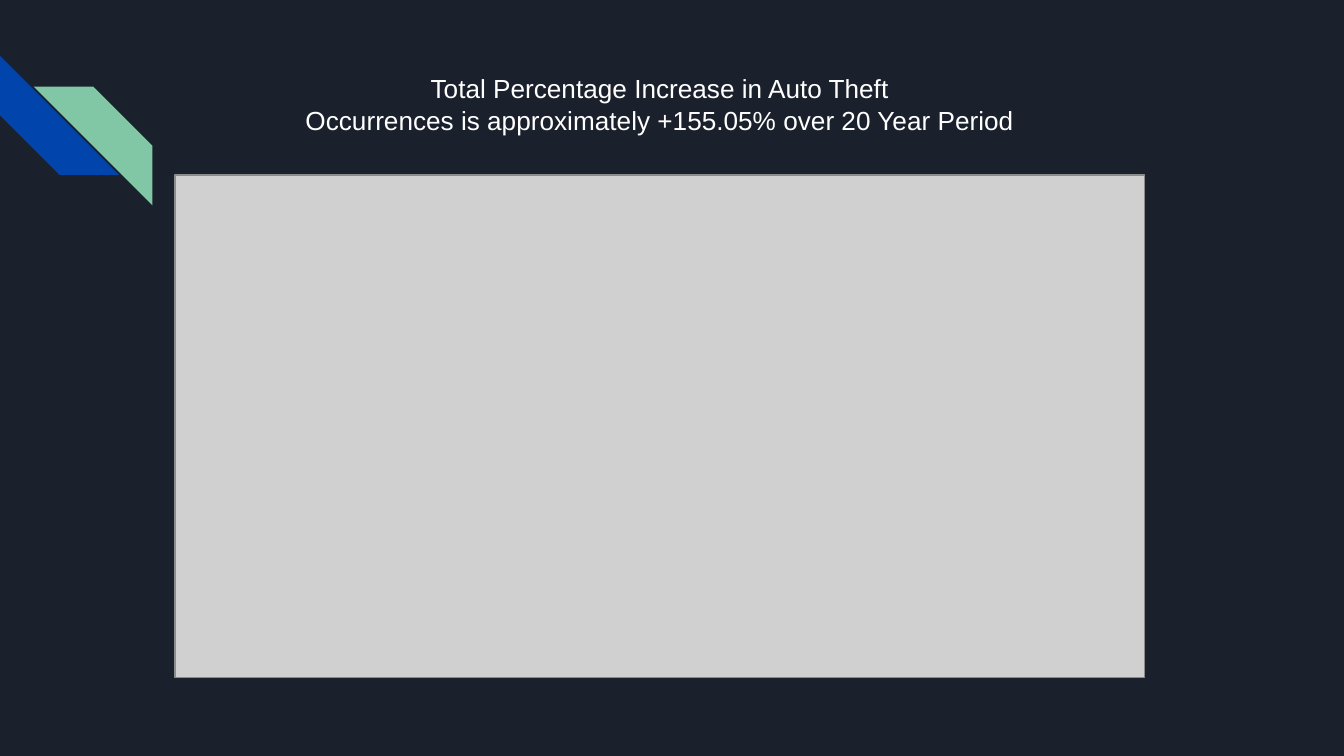
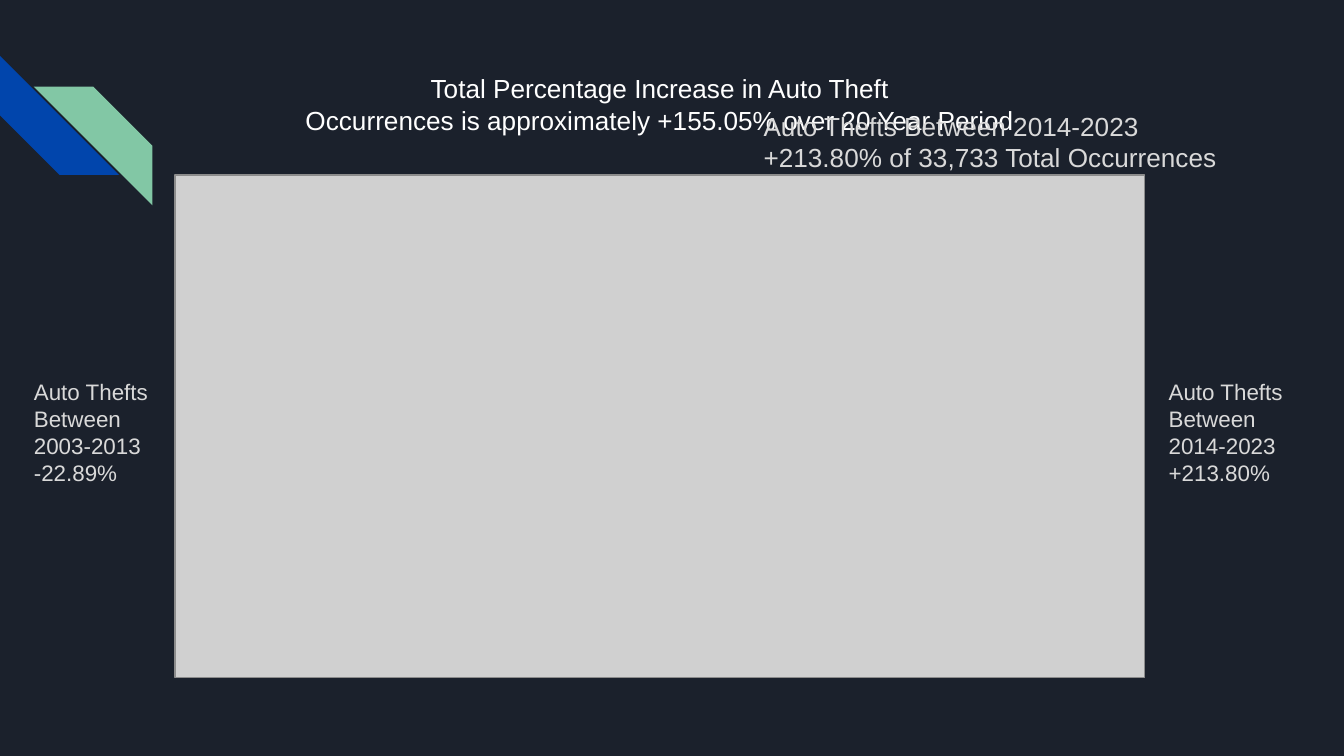
Before and after one commit to oddtexan/Project-1, a slide deck: slide 16 of Project 1 Presentation Final.pptx (slide 15 before the commit). Drawn at 1344x756 pixels with LibreOffice and Linux fonts; fonts in the diff are those of the drawing; grey boxes stand for pictures. Boxes give left, top, right and bottom in pixels: in the first picture for what was removed or moved away, otherwise in the second. Text is boxed around its words. In the diff, an @@ line names an element or a change of style, - is before the commit and + after.

```diff
--- a/Project 1 Presentation Final.pptx
+++ b/Project 1 Presentation Final.pptx
@@ text added at (764,115,1216,171), 14 pt, text #D9D9D9 @@
+Auto Thefts Between 2014-2023
++213.80% of 33,733 Total Occurrences
@@ text added at (34,383,148,481), 12 pt, text #D9D9D9 @@
+Auto Thefts Between 2003-2013
+-22.89%
@@ text added at (1169,383,1282,481), 12 pt, text #D9D9D9 @@
+Auto Thefts Between 2014-2023
++213.80%
```
Also in this commit, not shown: 10 other slides changed, 2 slides added, 1 slide removed, 3 other files.
